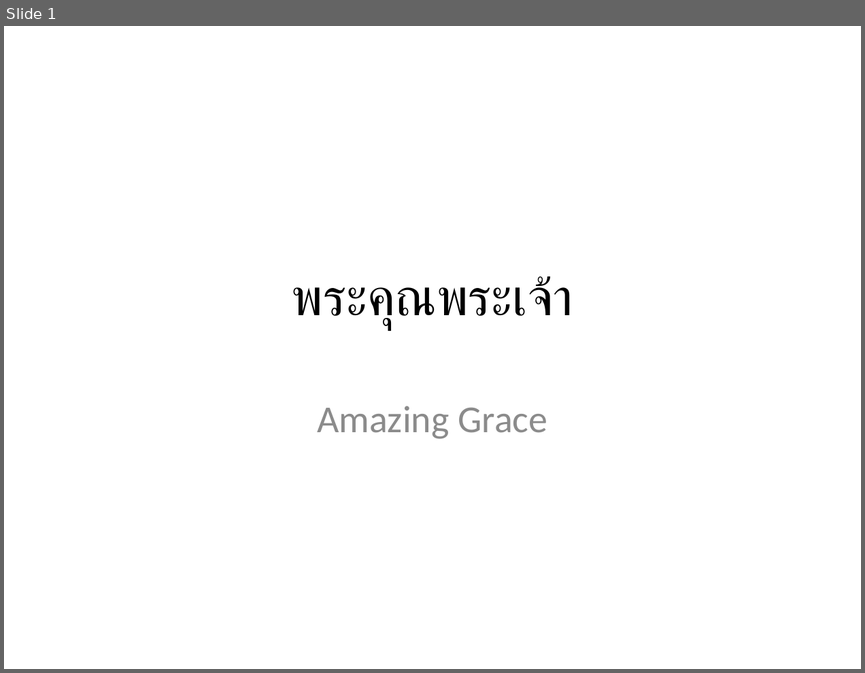
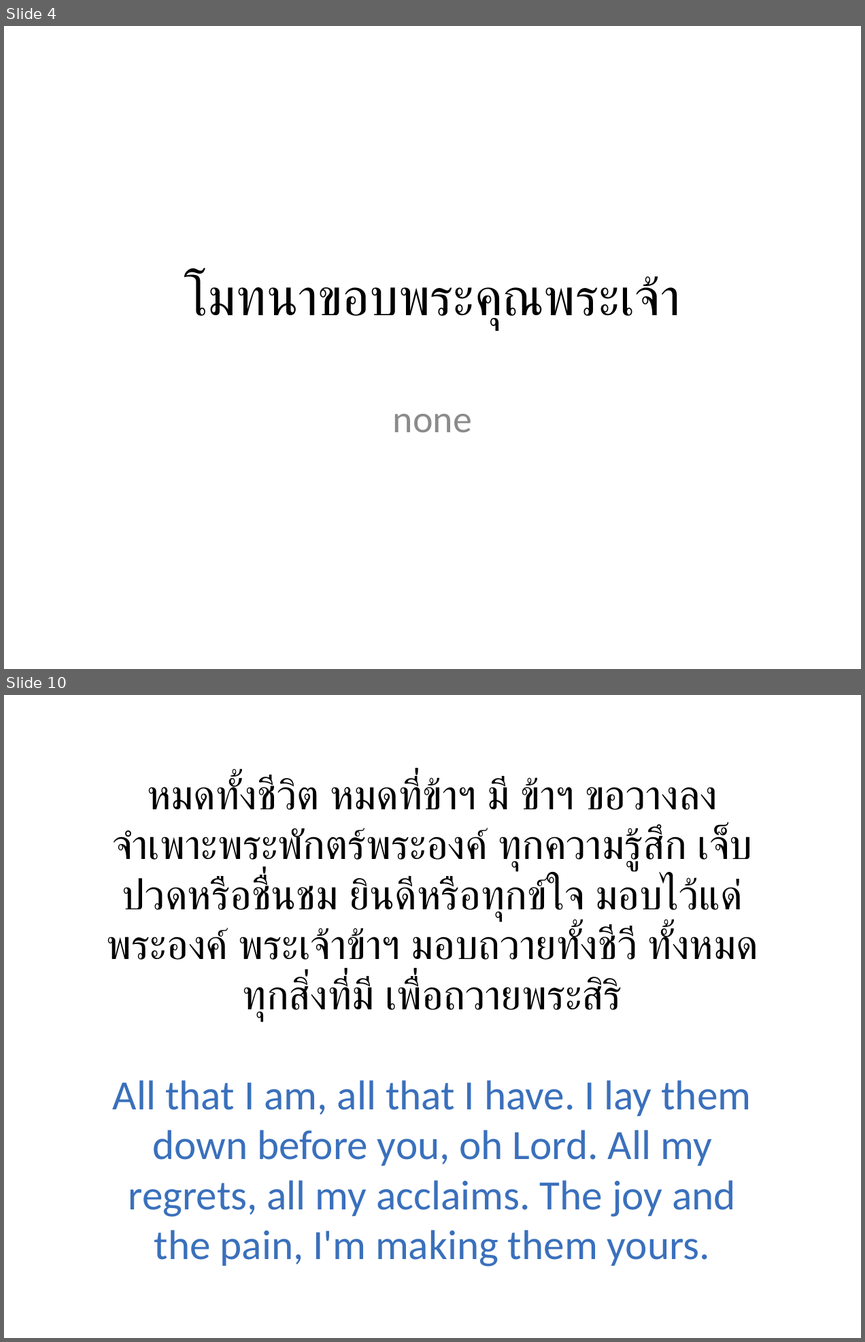
Before and after one commit to mightmay/songpptcreator, a slide deck: finishedppt/WorshipSongs.pptx. Shown one above the other, each under a label of ours: slide 1 before the commit, slides 4 and 10 after it; the slides between them are not shown. The pictures are 865x673 and 865x1342 pixels, drawn with LibreOffice and Linux fonts; fonts in the diff are those of the drawing. Boxes give left, top, right and bottom in pixels: in the first picture for what was removed or moved away, otherwise in the second. Text is boxed around its words. In the diff, an @@ line names an element or a change of style, - is before the commit and + after.

```diff
--- a/finishedppt/WorshipSongs.pptx
+++ b/finishedppt/WorshipSongs.pptx
@@ slide 10 added at <box>4,695,861,1338</box>, background #FFFFFF @@
@@ text added at <box>107,777,758,1021</box>, 35 pt, text #000000 @@
+หมดทั้งชีวิต หมดที่ข้าฯ มี ข้าฯ ขอวางลงจำเพาะพระพักตร์พระองค์ ทุกความรู้สึก เจ็บปวดหรือชื่นชม ยินดีหรือทุกข์ใจ มอบไว้แด่พระองค์ พระเจ้าข้าฯ มอบถวายทั้งชีวี ทั้งหมดทุกสิ่งที่มี เพื่อถวายพระสิริ
@@ text added at <box>113,1080,751,1266</box>, 35 pt, text #3A70BC @@
+All that I am, all that I have. I lay them down before you, oh Lord. All my regrets, all my acclaims. The joy and the pain, I'm making them yours.
@@ what was slide 1 is now slide 4 @@
@@ slide 4 changed as well @@
@@ title at <box>184,274,680,329</box>: text changed @@
-พระคุณพระเจ้า
+โมทนาขอบพระคุณพระเจ้า
@@ subtitle at <box>393,414,472,433</box>: text changed @@
-Amazing Grace
+none
```
Also in this commit, not shown: 14 other slides added, 12 slides removed, 4 other files.
